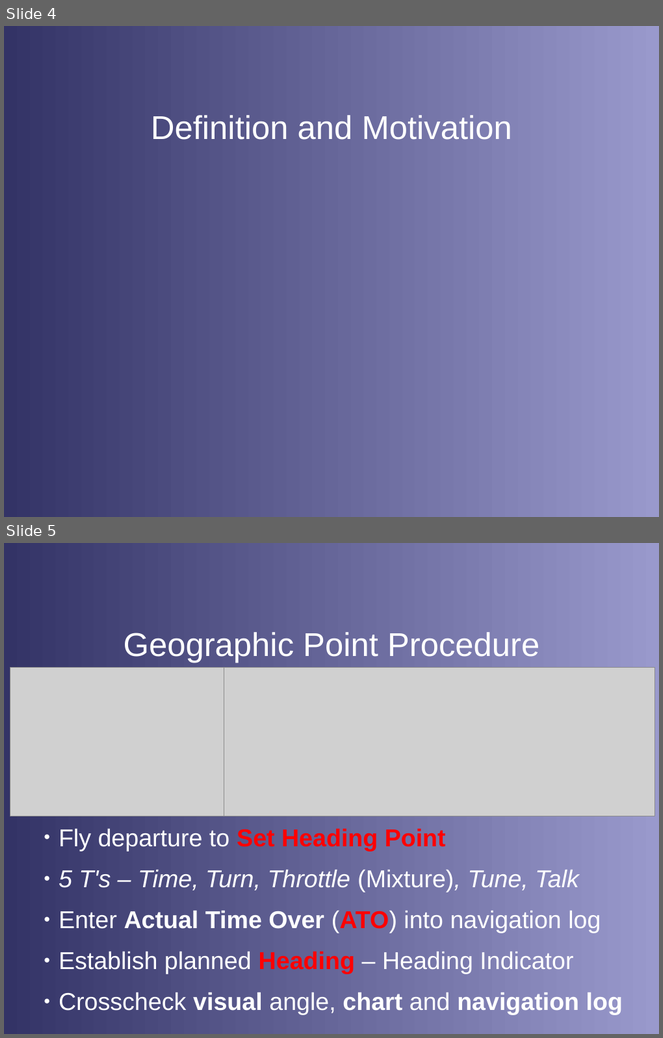
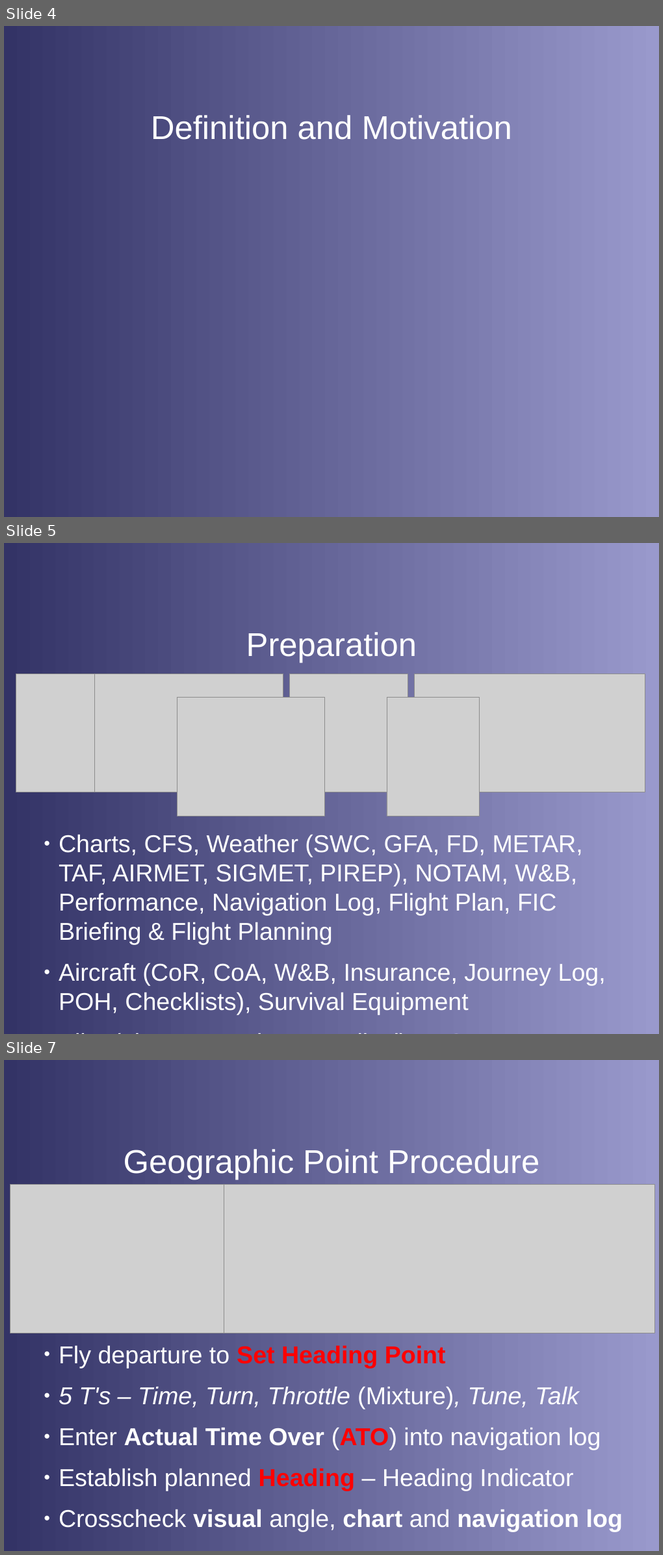
Before and after one commit to stephanheinemann/flight, a slide deck: FI/Navigation/Navigation.odp. Shown one above the other, each under a label of ours: slides 4 and 5 before the commit, slides 4, 5 and 7 after it; the slides between them are not shown. The pictures are 663x1038 and 663x1555 pixels, drawn with LibreOffice and Linux fonts; fonts in the diff are those of the drawing; grey boxes stand for pictures; background and template pictures are left out. Boxes give left, top, right and bottom in pixels: in the first picture for what was removed or moved away, otherwise in the second. Text is boxed around its words. In the diff, an @@ line names an element or a change of style, - is before the commit and + after.

Commit message:
extended navigation presentation

```diff
--- a/FI/Navigation/Navigation.odp
+++ b/FI/Navigation/Navigation.odp
@@ slide 5 added at (4,543,659,1034), background gradient #333366 to #9999CC @@
@@ title added at (246,632,417,663), 40 pt, text #FFFFFF @@
+Preparation
@@ picture added at (16,674,139,793) @@
@@ picture added at (95,674,284,793) @@
@@ picture added at (289,674,408,793) @@
@@ picture added at (414,674,646,793) @@
@@ picture added at (177,698,325,817) @@
@@ picture added at (387,698,480,817) @@
@@ text added at (59,835,606,1016), 29.6 pt, text #FFFFFF @@
+● Charts, CFS, Weather (SWC, GFA, FD, METAR, TAF, AIRMET, SIGMET, PIREP), NOTAM, W&B, Performance, Navigation Log, Flight Plan, FIC Briefing & Flight Planning
+● Aircraft (CoR, CoA, W&B, Insurance, Journey Log, POH, Checklists), Survival Equipment
+● Pilot (License, Ratings, Medical), IMSAFE
@@ what was slide 5 is now slide 7 @@
```
Also in this commit, not shown: 3 slides changed, 4 other slides added, 1 slide removed, 3 other files.
